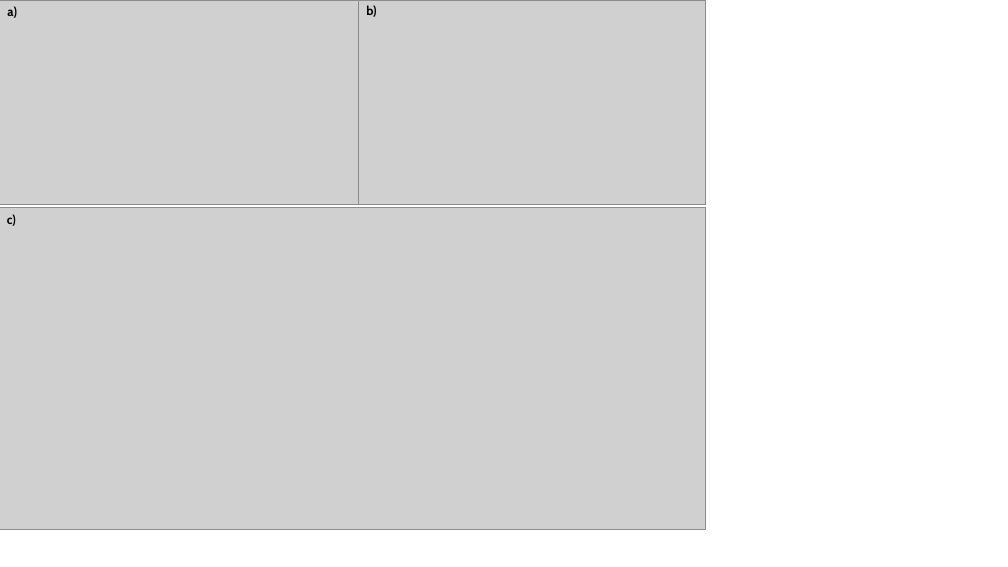
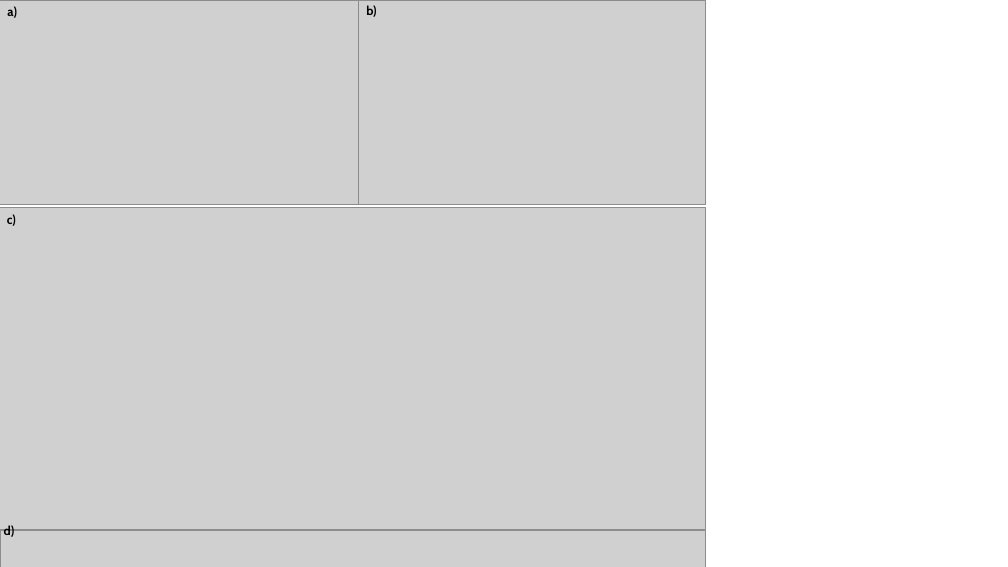
Before and after one commit to PEESEgroup/GCAM-CDR-policy, a slide deck: slide 8 of data/data_analysis/CAGR_plots.pptx. Drawn at 1008x567 pixels with LibreOffice and Linux fonts; fonts in the diff are those of the drawing; grey boxes stand for pictures. Boxes give left, top, right and bottom in pixels: in the first picture for what was removed or moved away, otherwise in the second. Text is boxed around its words. In the diff, an @@ line names an element or a change of style, - is before the commit and + after.

Commit message:
update fig 1

```diff
--- a/data/data_analysis/CAGR_plots.pptx
+++ b/data/data_analysis/CAGR_plots.pptx
@@ picture added at box(0, 530, 706, 567) @@
@@ text added at box(4, 525, 15, 537), 12 pt, text #000000, bold @@
+d)
```
